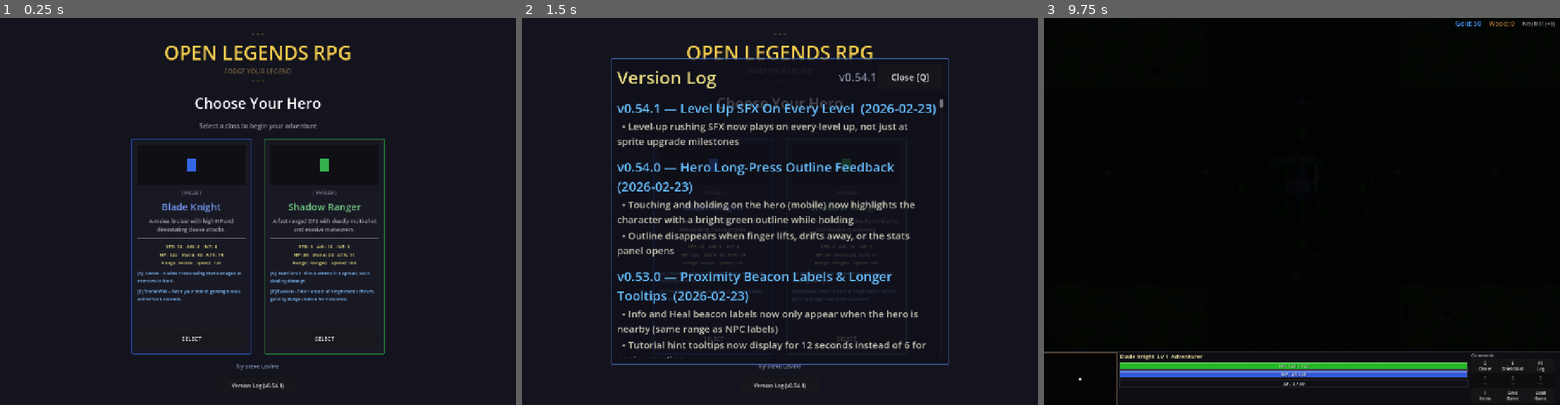
Above: before the commit, frames 1-3 (left to right).
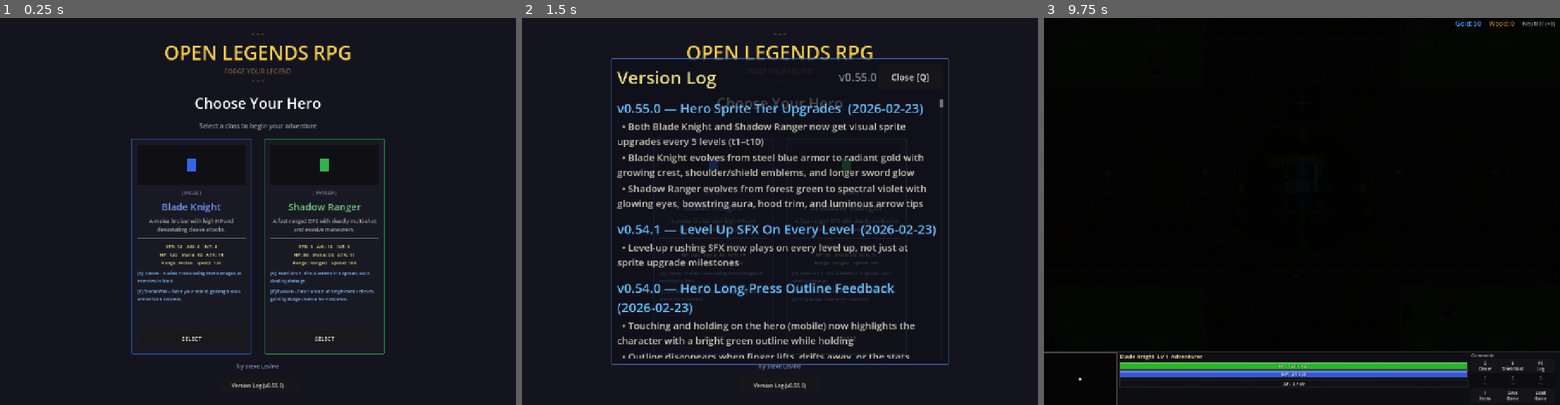
Above: after the commit, the same moments.

Repository: slxny/legends-open-rpg
Game: Godot game, scene res://scenes/main.tscn
The game is run twice, just before and just after one commit, with the same random seed, the same clock (stepped at 60 frames per second) and the same inputs.
Inputs (mouse positions are in pixels of both pictures, inside the frame that each line leads up to):
- Up to frame 1 (0.25 s): no input
- Up to frame 2 (1.5 s): click "Version Log (v0.54.1)" (after the commit: "Version Log (v0.55.0)") at 0.5 s; click "SELECT" at 1.25 s
- Up to frame 3 (9.75 s): click "SELECT" at 2 s; tap Enter at 2.75, 4.25, 5.75 s; move the mouse to (1415, 192) at 2.77 s; hold D (move_right) 2.78-3.5 s; hold Q (ability_1) 2.78-3.5 s; click (1415, 192) at 2.92 s; tap Space (attack) at 3.5, 6.5 s; drag from (1198, 230) to (1276, 288) at 3.52 s; move the mouse to (1353, 126) at 4.27 s; hold D (move_right) 4.28-5 s; hold Space (attack) 4.28-5 s; drag from (1276, 288) to (1147, 153) at 5.02 s; move the mouse to (1456, 269) at 5.77 s; hold A (move_left) 5.78-6.5 s; tap 1 at 5.85 s; drag from (1147, 153) to (1224, 114) at 6.52 s; move the mouse to (1327, 211) at 7.27 s; hold S (move_down) 7.28-8 s; tap 3 at 7.35 s; click (1327, 211) at 7.42 s; drag from (1224, 114) to (1198, 230) at 8.02 s; move the mouse to (1415, 192) at 8.77 s; hold W (move_up) 8.78-9.5 s; hold Q (ability_1) 8.78-9.5 s; drag from (1198, 230) to (1276, 288) at 9.52 s

The runs differ from the first frame. In frame 1, less than 0.1% of the frame differs, in the area x 53-55%, y 94-96%; in frame 2, 12%, in the area x 18-81%, y 14-96%; in frame 3, nothing differs.

Commit message:
Add tier sprite upgrades for both heroes (t1–t10)
Blade Knight and Shadow Ranger now have procedurally generated
tier sprites at every 5-level milestone (levels 5–50).

Blade Knight: steel blue → gold armor with growing crest, shoulder
and shield emblems, extended sword glow at higher tiers.

Shadow Ranger: forest green → spectral violet cloak with glowing
eye aura, luminous bowstring, hood trim, and radiant arrow tips.

Each tier uses color lerping for smooth visual progression, plus
tier-gated pixel details that appear at specific milestones.

https://claude.ai/code/session_01L3b9EJLMRKJDXXWSLJCZYh

Diff:
--- a/scenes/ui/changelog_dialog.gd
+++ b/scenes/ui/changelog_dialog.gd
@@ -9,9 +9,19 @@
 var _is_visible: bool = false
 var _is_mobile: bool = false
 
-const GAME_VERSION := "v0.54.1"
+const GAME_VERSION := "v0.55.0"
 
 const CHANGELOG: Array[Dictionary] = [
+	{
+		"version": "v0.55.0",
+		"title": "Hero Sprite Tier Upgrades",
+		"date": "2026-02-23",
+		"entries": [
+			"Both Blade Knight and Shadow Ranger now get visual sprite upgrades every 5 levels (t1–t10)",
+			"Blade Knight evolves from steel blue armor to radiant gold with growing crest, shoulder/shield emblems, and longer sword glow",
+			"Shadow Ranger evolves from forest green to spectral violet with glowing eyes, bowstring aura, hood trim, and luminous arrow tips",
+		]
+	},
 	{
 		"version": "v0.54.1",
 		"title": "Level Up SFX On Every Level",
--- a/scripts/autoloads/sprite_generator.gd
+++ b/scripts/autoloads/sprite_generator.gd
@@ -67,6 +67,8 @@
 	# Heroes (all frames)
 	for hero in ["blade_knight", "shadow_ranger"]:
 		names.append(hero)
+		for tier in range(1, 11):
+			names.append("%s_t%d" % [hero, tier])
 		for dir_key in ["down", "up", "side"]:
 			names.append("%s_dir_%s" % [hero, dir_key])
 		for dir_key in ["down", "up", "side"]:
@@ -101,6 +103,10 @@
 func _init_asset_dirs() -> void:
 	# Heroes (includes attack animation frames — 5 swing types x 3 frames each)
 	var hero_names = ["blade_knight", "shadow_ranger"]
+	# Tier upgrade sprites (t1–t10)
+	for hero in ["blade_knight", "shadow_ranger"]:
+		for tier in range(1, 11):
+			hero_names.append("%s_t%d" % [hero, tier])
 	for swing in ["a", "b", "c", "d", "e"]:
 		for frame in [1, 2, 3]:
 			hero_names.append("blade_knight_atk%s%d" % [swing, frame])
@@ -162,6 +168,10 @@
 		for frame in [1, 2, 3]:
 			_gen_or_load("blade_knight_atk%s%d" % [swing, frame])
 	_gen_or_load("shadow_ranger")
+	# Hero tier upgrade sprites (t1–t10)
+	for hero in ["blade_knight", "shadow_ranger"]:
+		for tier in range(1, 11):
+			_gen_or_load("%s_t%d" % [hero, tier])
 	# Pickaxe chop frames for tree chopping (3 frames per hero)
 	for hero in ["blade_knight", "shadow_ranger"]:
 		for frame in [1, 2, 3]:
@@ -335,6 +345,92 @@
 
 	textures["blade_knight"] = ImageTexture.create_from_image(img)
 
+# ---- Blade Knight tier upgrades (t1–t10 at levels 5,10,...,50) ----
+# Color progression: steel blue → royal blue → gold-trimmed → radiant gold
+func _bk_tier_colors(tier: int) -> Dictionary:
+	var t = clampf(float(tier) / 10.0, 0.0, 1.0)
+	# Armor darkens then shifts to gold at high tiers
+	var gold_t = clampf((float(tier) - 5.0) / 5.0, 0.0, 1.0)  # 0 at t5, 1 at t10
+	return {
+		"armor_dark": Color(0.15, 0.25, 0.55).lerp(Color(0.45, 0.35, 0.1), gold_t),
+		"armor_mid": Color(0.25, 0.4, 0.75).lerp(Color(0.75, 0.6, 0.15), gold_t),
+		"armor_light": Color(0.4, 0.55, 0.9).lerp(Color(0.95, 0.85, 0.3), gold_t),
+		"helm": Color(0.3, 0.35, 0.5).lerp(Color(0.6, 0.5, 0.2), gold_t),
+		"visor": Color(0.1, 0.8, 0.9).lerp(Color(1.0, 0.95, 0.5), t),
+		"skin": Color(0.85, 0.7, 0.55),
+		"sword": Color(0.75, 0.8, 0.85).lerp(Color(1.0, 0.95, 0.7), t),
+		"sword_glow": Color(0.5, 0.7, 1.0).lerp(Color(1.0, 0.9, 0.3), t),
+		"sword_trail": Color(0.6, 0.8, 1.0, 0.5),
+		"shield": Color(0.2, 0.3, 0.6).lerp(Color(0.5, 0.4, 0.1), gold_t),
+		"shield_rim": Color(0.6, 0.65, 0.8).lerp(Color(0.95, 0.85, 0.4), gold_t),
+		"boot": Color(0.2, 0.2, 0.35).lerp(Color(0.35, 0.3, 0.15), gold_t),
+		"shadow": Color(0, 0, 0, 0.3),
+		# Tier emblem color (used for crest & shoulder accents)
+		"emblem": Color(0.4 + t * 0.6, 0.3 + t * 0.6, 0.1 + t * 0.2),
+	}
+
+func _gen_blade_knight_tiered(tier: int) -> void:
+	var img = Image.create(32, 48, false, Image.FORMAT_RGBA8)
+	img.fill(Color(0, 0, 0, 0))
+	var c = _bk_tier_colors(tier)
+	# Shadow
+	_fill_rect(img, 8, 44, 16, 4, c["shadow"])
+	# Boots
+	_fill_rect(img, 10, 40, 5, 6, c["boot"])
+	_fill_rect(img, 17, 40, 5, 6, c["boot"])
+	# Legs (armor)
+	_fill_rect(img, 11, 32, 4, 9, c["armor_dark"])
+	_fill_rect(img, 17, 32, 4, 9, c["armor_dark"])
+	# Torso
+	_fill_rect(img, 9, 18, 14, 15, c["armor_mid"])
+	_fill_rect(img, 10, 19, 12, 13, c["armor_light"])
+	# Belt
+	_fill_rect(img, 9, 30, 14, 3, c["armor_dark"])
+	# Shoulder pads
+	_fill_rect(img, 5, 18, 6, 5, c["armor_mid"])
+	_fill_rect(img, 21, 18, 6, 5, c["armor_mid"])
+	# Tier emblem on shoulders (appears at t3+)
+	if tier >= 3:
+		_fill_rect(img, 6, 19, 4, 3, c["emblem"])
+		_fill_rect(img, 22, 19, 4, 3, c["emblem"])
+	# Head/Helm
+	_fill_rect(img, 11, 6, 10, 13, c["helm"])
+	_fill_rect(img, 12, 7, 8, 11, c["armor_mid"])
+	# Visor
+	_fill_rect(img, 13, 11, 6, 3, c["visor"])
+	# Helm crest (grows with tier)
+	_fill_rect(img, 14, 4, 4, 4, c["armor_light"])
+	if tier >= 5:
+		_fill_rect(img, 15, 2, 2, 3, c["emblem"])  # Taller crest
+	if tier >= 8:
+		_fill_rect(img, 15, 1, 2, 2, c["visor"])  # Glowing crest tip
+	# Sword (right hand)
+	_fill_rect(img, 26, 8, 3, 22, c["sword"])
+	_fill_rect(img, 27, 6, 2, 4, c["sword_glow"])
+	if tier >= 6:
+		_fill_rect(img, 27, 4, 2, 3, c["sword_glow"])  # Longer blade glow
+	_fill_rect(img, 25, 28, 5, 3, c["armor_dark"])  # Hilt
+	# Shield (left hand)
+	_fill_rect(img, 2, 20, 7, 10, c["shield"])
+	_fill_rect(img, 2, 20, 7, 2, c["shield_rim"])
+	_fill_rect(img, 2, 28, 7, 2, c["shield_rim"])
+	_fill_rect(img, 2, 20, 2, 10, c["shield_rim"])
+	# Shield emblem (appears at t4+)
+	if tier >= 4:
+		_fill_rect(img, 4, 23, 3, 3, c["emblem"])
+	textures["blade_knight_t%d" % tier] = ImageTexture.create_from_image(img)
+
+func _gen_blade_knight_t1() -> void: _gen_blade_knight_tiered(1)
+func _gen_blade_knight_t2() -> void: _gen_blade_knight_tiered(2)
+func _gen_blade_knight_t3() -> void: _gen_blade_knight_tiered(3)
+func _gen_blade_knight_t4() -> void: _gen_blade_knight_tiered(4)
+func _gen_blade_knight_t5() -> void: _gen_blade_knight_tiered(5)
+func _gen_blade_knight_t6() -> void: _gen_blade_knight_tiered(6)
+func _gen_blade_knight_t7() -> void: _gen_blade_knight_tiered(7)
+func _gen_blade_knight_t8() -> void: _gen_blade_knight_tiered(8)
+func _gen_blade_knight_t9() -> void: _gen_blade_knight_tiered(9)
+func _gen_blade_knight_t10() -> void: _gen_blade_knight_tiered(10)
+
 # Shared color palette for blade knight frames
 func _bk_colors() -> Dictionary:
 	return {
@@ -782,6 +878,98 @@
 	_fill_rect(img, 25, 12, 2, 3, c["bow_wood"])  # Arrow tips
 
 	textures["shadow_ranger"] = ImageTexture.create_from_image(img)
+
+# ---- Shadow Ranger tier upgrades (t1–t10 at levels 5,10,...,50) ----
+# Color progression: forest green → midnight teal → spectral violet
+func _sr_tier_colors(tier: int) -> Dictionary:
+	var t = clampf(float(tier) / 10.0, 0.0, 1.0)
+	var spec_t = clampf((float(tier) - 5.0) / 5.0, 0.0, 1.0)  # 0 at t5, 1 at t10
+	return {
+		"cloak_dark": Color(0.12, 0.3, 0.15).lerp(Color(0.2, 0.1, 0.35), spec_t),
+		"cloak_mid": Color(0.2, 0.45, 0.25).lerp(Color(0.35, 0.2, 0.55), spec_t),
+		"cloak_light": Color(0.3, 0.6, 0.35).lerp(Color(0.5, 0.35, 0.7), spec_t),
+		"hood": Color(0.15, 0.35, 0.18).lerp(Color(0.25, 0.12, 0.4), spec_t),
+		"skin": Color(0.8, 0.65, 0.5),
+		"eyes": Color(0.9, 0.95, 0.4).lerp(Color(1.0, 0.4, 0.9), t),
+		"bow_wood": Color(0.5, 0.35, 0.2).lerp(Color(0.3, 0.25, 0.5), spec_t),
+		"bow_string": Color(0.7, 0.7, 0.65).lerp(Color(0.8, 0.6, 1.0), t),
+		"quiver": Color(0.4, 0.25, 0.15).lerp(Color(0.3, 0.15, 0.4), spec_t),
+		"boot": Color(0.25, 0.2, 0.12).lerp(Color(0.2, 0.15, 0.3), spec_t),
+		"shadow": Color(0, 0, 0, 0.3),
+		"emblem": Color(0.3 + t * 0.5, 0.9 - t * 0.3, 0.3 + t * 0.6),
+	}
+
+func _gen_shadow_ranger_tiered(tier: int) -> void:
+	var img = Image.create(32, 48, false, Image.FORMAT_RGBA8)
+	img.fill(Color(0, 0, 0, 0))
+	var c = _sr_tier_colors(tier)
+	# Shadow
+	_fill_rect(img, 8, 44, 16, 4, c["shadow"])
+	# Boots
+	_fill_rect(img, 10, 40, 5, 6, c["boot"])
+	_fill_rect(img, 17, 40, 5, 6, c["boot"])
+	# Legs
+	_fill_rect(img, 11, 33, 4, 8, c["cloak_dark"])
+	_fill_rect(img, 17, 33, 4, 8, c["cloak_dark"])
+	# Torso/Cloak
+	_fill_rect(img, 8, 16, 16, 18, c["cloak_mid"])
+	_fill_rect(img, 9, 17, 14, 16, c["cloak_light"])
+	# Cloak edges (flowing)
+	_fill_rect(img, 6, 22, 3, 16, c["cloak_dark"])
+	_fill_rect(img, 23, 22, 3, 16, c["cloak_dark"])
+	# Cloak edge glow (appears at t5+)
+	if tier >= 5:
+		_fill_rect(img, 6, 34, 3, 3, c["emblem"])
+		_fill_rect(img, 23, 34, 3, 3, c["emblem"])
+	# Belt
+	_fill_rect(img, 8, 30, 16, 2, c["quiver"])
+	# Belt emblem (appears at t3+)
+	if tier >= 3:
+		_fill_rect(img, 14, 30, 4, 2, c["emblem"])
+	# Hood
+	_fill_rect(img, 10, 6, 12, 11, c["hood"])
+	_fill_rect(img, 11, 7, 10, 9, c["cloak_dark"])
+	# Hood trim (appears at t4+)
+	if tier >= 4:
+		_fill_rect(img, 10, 6, 12, 1, c["emblem"])
+	# Face (partially hidden)
+	_fill_rect(img, 13, 10, 6, 5, c["skin"])
+	# Eyes (glowing — brighter at higher tiers)
+	_fill_rect(img, 14, 11, 2, 2, c["eyes"])
+	_fill_rect(img, 18, 11, 2, 2, c["eyes"])
+	# Eye glow aura (t7+)
+	if tier >= 7:
+		var glow = Color(c["eyes"].r, c["eyes"].g, c["eyes"].b, 0.35)
+		_fill_rect(img, 13, 10, 2, 2, glow)
+		_fill_rect(img, 20, 10, 2, 2, glow)
+	# Bow (left side)
+	_fill_rect(img, 2, 10, 2, 28, c["bow_wood"])
+	_fill_rect(img, 1, 8, 2, 3, c["bow_wood"])
+	_fill_rect(img, 1, 37, 2, 3, c["bow_wood"])
+	# Bowstring
+	_fill_rect(img, 4, 10, 1, 28, c["bow_string"])
+	# Bowstring glow (t6+)
+	if tier >= 6:
+		var sglow = Color(c["bow_string"].r, c["bow_string"].g, c["bow_string"].b, 0.4)
+		_fill_rect(img, 5, 18, 1, 12, sglow)
+	# Quiver on back
+	_fill_rect(img, 24, 14, 4, 14, c["quiver"])
+	_fill_rect(img, 25, 12, 2, 3, c["bow_wood"])  # Arrow tips
+	# Glowing arrow tips (t8+)
+	if tier >= 8:
+		_fill_rect(img, 25, 11, 2, 2, c["eyes"])
+	textures["shadow_ranger_t%d" % tier] = ImageTexture.create_from_image(img)
+
+func _gen_shadow_ranger_t1() -> void: _gen_shadow_ranger_tiered(1)
+func _gen_shadow_ranger_t2() -> void: _gen_shadow_ranger_tiered(2)
+func _gen_shadow_ranger_t3() -> void: _gen_shadow_ranger_tiered(3)
+func _gen_shadow_ranger_t4() -> void: _gen_shadow_ranger_tiered(4)
+func _gen_shadow_ranger_t5() -> void: _gen_shadow_ranger_tiered(5)
+func _gen_shadow_ranger_t6() -> void: _gen_shadow_ranger_tiered(6)
+func _gen_shadow_ranger_t7() -> void: _gen_shadow_ranger_tiered(7)
+func _gen_shadow_ranger_t8() -> void: _gen_shadow_ranger_tiered(8)
+func _gen_shadow_ranger_t9() -> void: _gen_shadow_ranger_tiered(9)
+func _gen_shadow_ranger_t10() -> void: _gen_shadow_ranger_tiered(10)
 
 # ============================================================
 # DIRECTIONAL IDLE SPRITES
